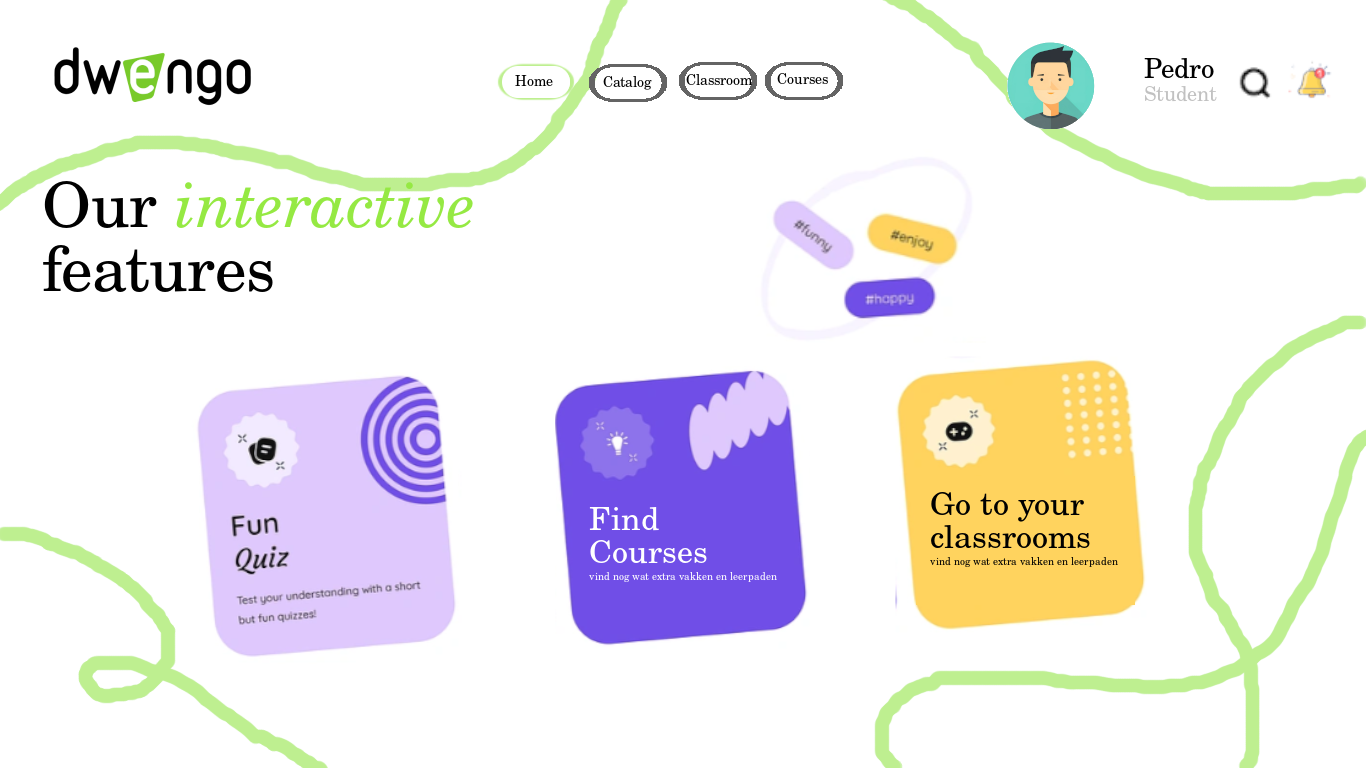
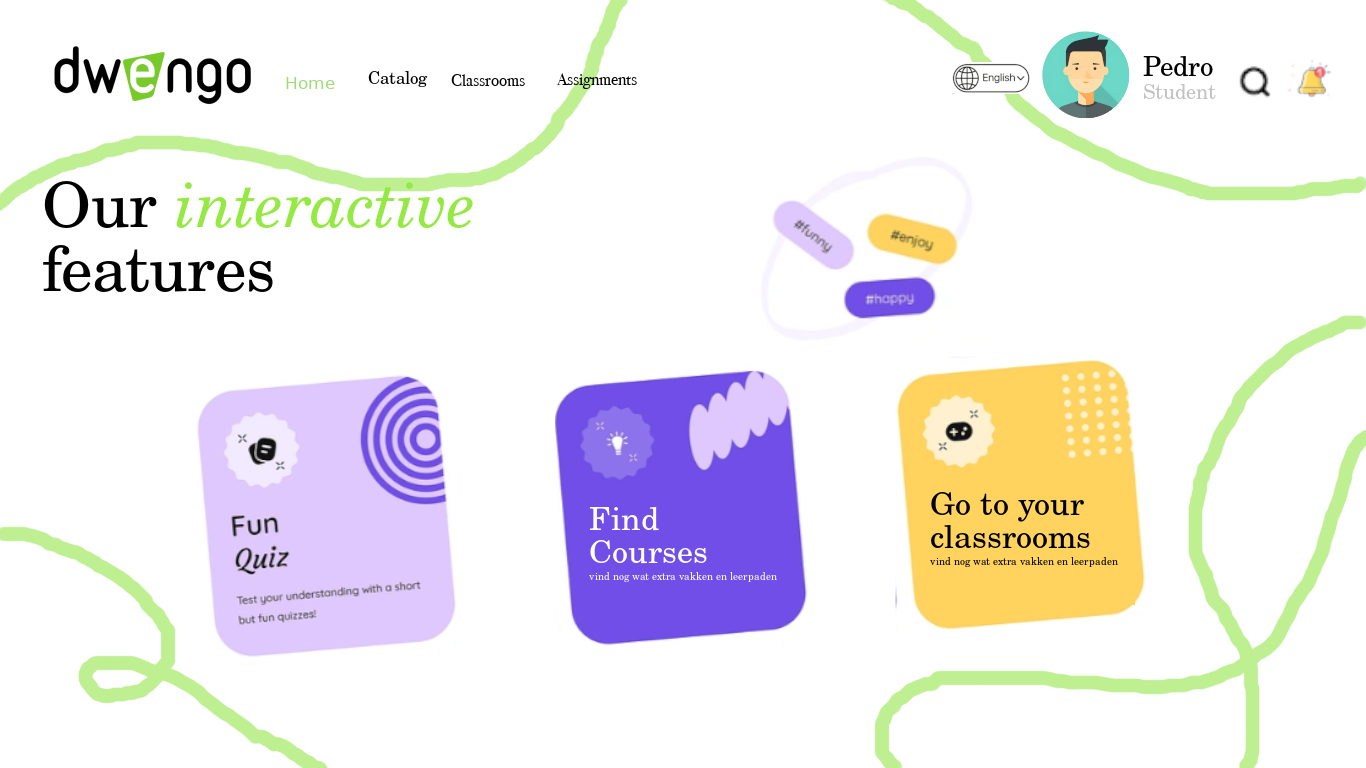
The second (1366, 768) image is a revision of the first. Changes to its layers:
removed group "app bar" (18 layers) over [54, 31, 1332, 129]
removed layer "logo" from group "app bar" over [54, 47, 251, 106]
removed group "Courses" (2 layers) from group "app bar" over [765, 62, 843, 100]
removed layer "topbackdrop #4" from group "Courses" over [765, 62, 843, 100]
removed group "Classrroom" (2 layers) from group "app bar" over [679, 62, 757, 100]
removed layer "topbackdrop #3" from group "Classrroom" over [679, 62, 757, 100]
removed group "Catalog_button" (2 layers) from group "app bar" over [589, 64, 667, 102]
removed layer "topbackdrop #2" from group "Catalog_button" over [589, 64, 667, 102]
removed group "Home_buttons" (2 layers) from group "app bar" over [497, 63, 575, 101]
added group "app bar #2" with 19 layers above "Pasted Layer #4" over [54, 31, 1332, 118]
added layer "pf_pic #1" in group "app bar #2" over [1042, 31, 1130, 118]
moved "Home" into group "Home_button #2", painted on it over [286, 75, 553, 89]
removed layer "topbackdrop #1" from group "Home_buttons" over [497, 63, 575, 101]
removed layer "Pasted Layer #1" from group "app bar" over [1007, 42, 1095, 129]
removed layer "Pedro ..." from group "app bar" over [1144, 58, 1217, 102]
removed layer "notification" from group "app bar" over [1288, 60, 1332, 99]
added group "Classrroom_button #2" with 2 layers in group "app bar #2" over [451, 63, 525, 96]
added group "dashbord_button #2" with 2 layers in group "app bar #2" over [549, 63, 637, 97]
added layer "Assignments" in group "dashbord_button #2" over [556, 73, 637, 89]
added layer "logo #3" in group "app bar #2" over [54, 46, 251, 105]
added layer "Pedro ... #2" in group "app bar #2" over [1143, 56, 1216, 100]
added layer "notification #3" in group "app bar #2" over [1288, 59, 1332, 99]
added layer "Pasted Layer #13" in group "app bar #2" over [952, 62, 1031, 94]
…and 9 more changes (5 added, 4 removed)
